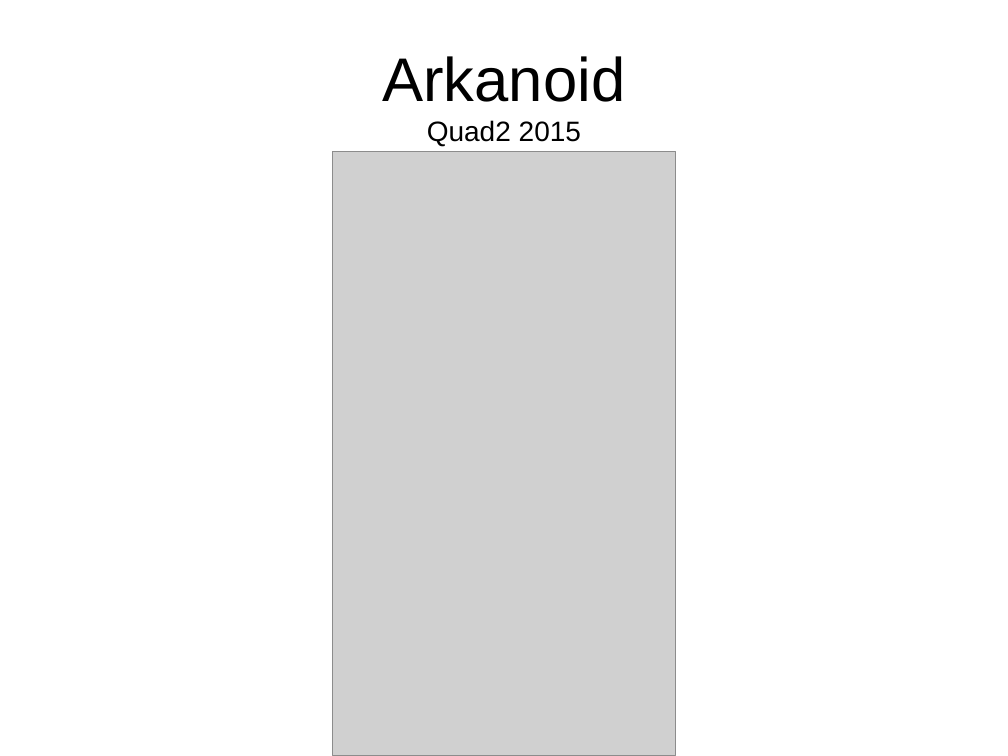
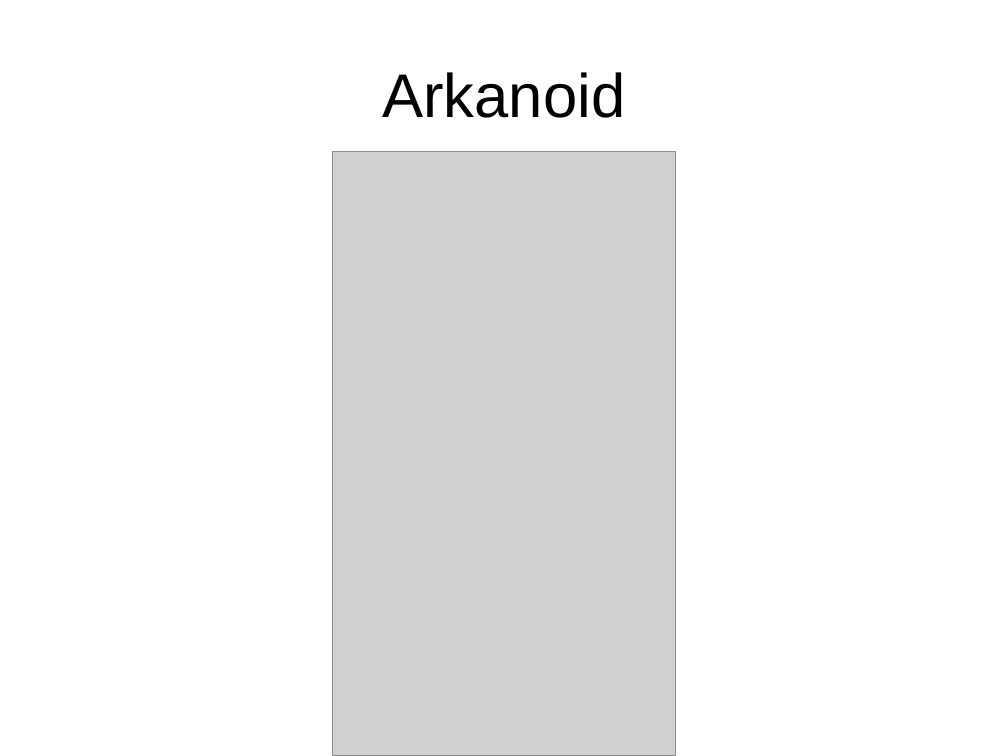
Before and after one commit to Programovanie4/Prednasky, a slide deck: slide 19 of 12/12_java.ppt. Drawn at 1008x756 pixels with LibreOffice and Linux fonts; fonts in the diff are those of the drawing; grey boxes stand for pictures. Boxes give left, top, right and bottom in pixels: in the first picture for what was removed or moved away, otherwise in the second. Text is boxed around its words. In the diff, an @@ line names an element or a change of style, - is before the commit and + after.

```diff
--- a/12/12_java.ppt
+++ b/12/12_java.ppt
@@ title at (382, 72, 625, 118): text changed; size 20 to 44 pt @@
-Arkanoid
-Quad2 2015
+Arkanoid
```
Also in this commit, not shown: 8 other slides changed, 1 slide removed, 3 other files.
